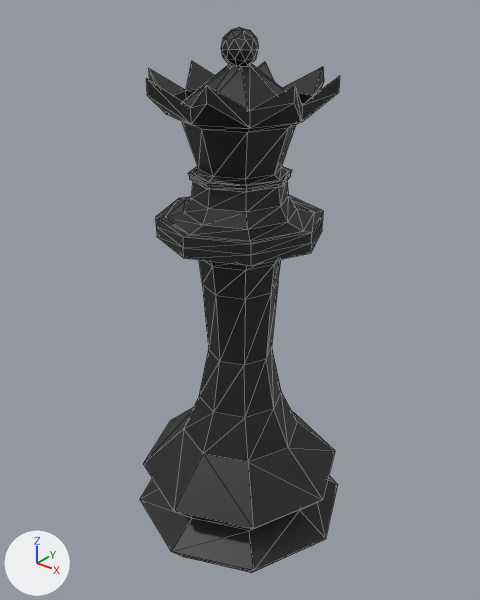
A saved change to the glTF model assets/black-pieces/queen-black.gltf.
The view is the same before and after, from a 50 mm lens placed at (0.0565, -0.0708, 0.0843), pointed at (-0.0003, 0.0003, 0.0403). The axes (+X, +Y, +Z) are drawn at lower left. The lights are the same throughout. Mesh edges are drawn as thin lines. Where no turn or scale is listed for an object, it has been applied to the vertices. Vertices at the same position are counted once.

In view in the first picture: 'Queen-Black'.
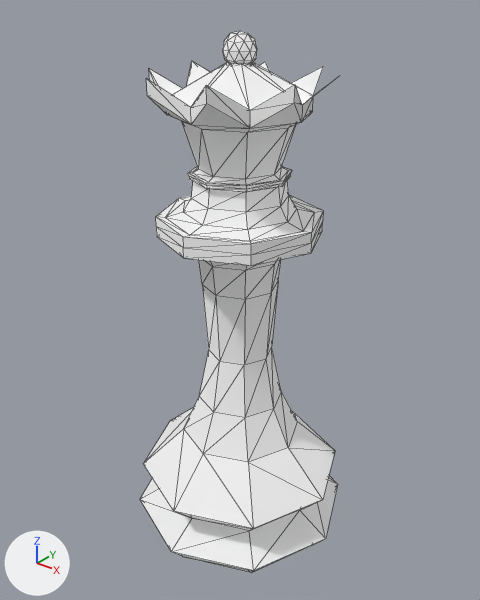
Commit message: fixed queen asset

The change, as a diff of the scene's bpy script:
```diff
--- a/assets/black-pieces/queen-black.gltf.py
+++ b/assets/black-pieces/queen-black.gltf.py
@@ mat_material @@
 mat_material = principled_material('Material')
-mat_material.base_color = (0.0111, 0.0111, 0.0111)  # black #1b1b1b
+mat_material.base_color = (1.0, 1.0, 1.0)  # white #ffffff
+mat_material.metallic = 1.0
+mat_material.roughness = 1.0
@@ me_cylinder_005 @@
 # used by ob_queen_black; location = (0.0, 0.0, 0.0)
-me_cylinder_005.from_pydata(...)  # 273 vertices, 558 faces; spans x -0.0175..0.0175, y -0.0174..0.0174, z 0.0..0.0787
+me_cylinder_005.from_pydata(...)  # 279 vertices, 564 faces; spans x -0.0175..0.0175, y -0.0174..0.0174, z 0.0..0.0783
+# me_cylinder_005 part 1: a new loose piece, an icosphere of 80 faces spanning x -0.0022..0.0022, y -0.0024..0.0022, z 0.0737..0.0783, in mat_material (white #ffffff)
+# me_cylinder_005 part 2
+# 48 vertices are removed from x -0.0047..0.0119, y -0.0026..0.0122, z 0.0713..0.0787
+# 140 faces are deleted
+# 4 vertices move from x -0.0016..0.0011, y -0.0016..0.0011, z 0.0742 to x -0.0012..0.0012, y -0.0018..0.0016, z 0.0741
+# 12 vertices are added at x -0.0018..0.0017, y -0.0018..0.0014, z 0.0741..0.0745
+# 66 new faces join them
 me_cylinder_005.materials.append(mat_material)
```

Changed parts and their boxes [x1, y1, x2, y2] in the pictures (480 x 600 px):
'Queen-Black', recoloured, surface changed, reshaped (black to white)
    before: [140, 27, 340, 573]
    after: [140, 31, 339, 573]
part 1 of me_cylinder_005, added
    after: [223, 31, 257, 64]
part 2 of me_cylinder_005, cut back
    before: [173, 27, 340, 122]
    after: [173, 62, 313, 122]
